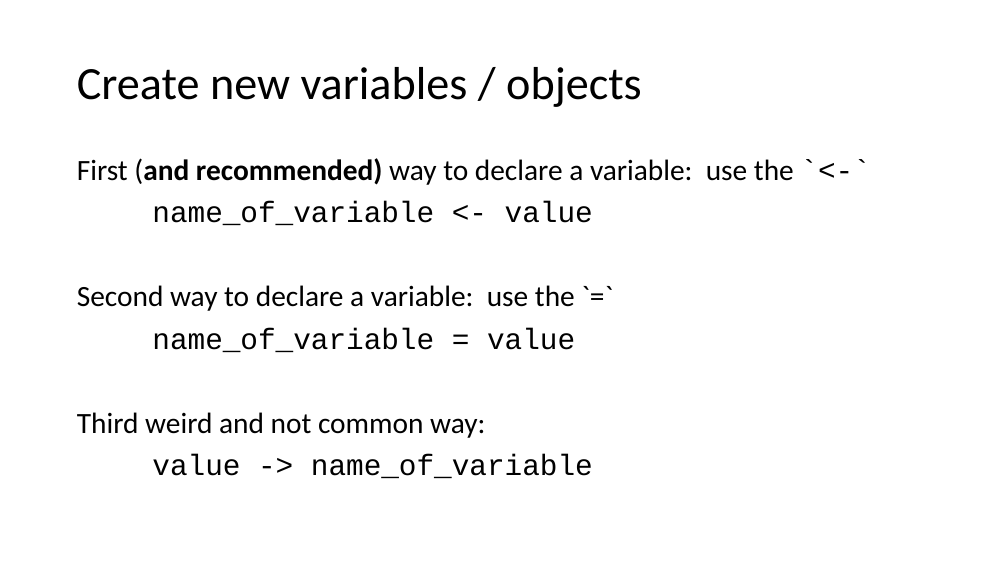
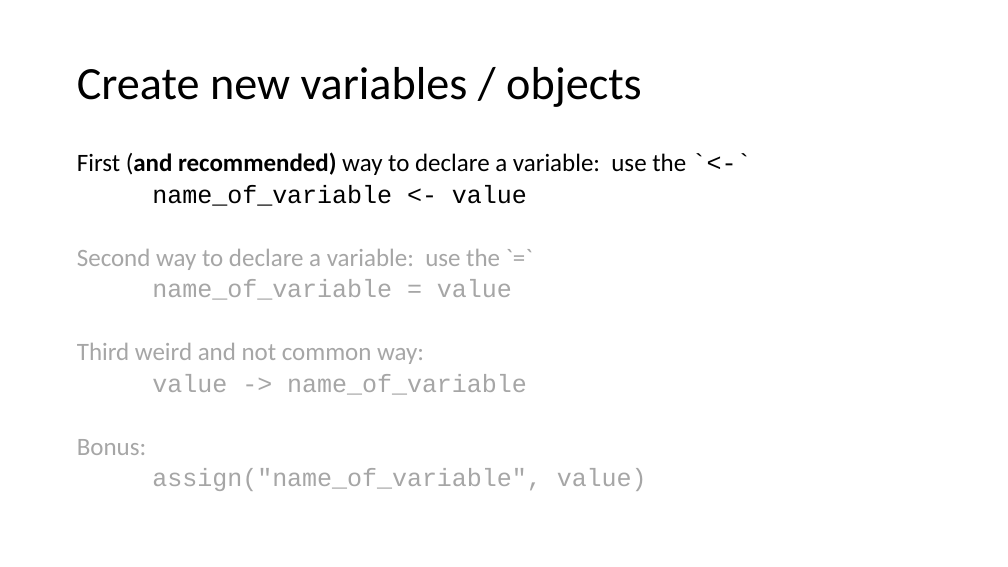
Before and after one commit to ruampimentel/SPSS_to_R, a slide deck: slide 11 of Slides - Data Cleaning.pptx (slide 5 before the commit). Drawn at 1008x567 pixels with LibreOffice and Linux fonts; fonts in the diff are those of the drawing. Boxes give left, top, right and bottom in pixels: in the first picture for what was removed or moved away, otherwise in the second. Text is boxed around its words. In the diff, an @@ line names an element or a change of style, - is before the commit and + after.

```diff
--- a/Slides - Data Cleaning.pptx
+++ b/Slides - Data Cleaning.pptx
@@ text at [77, 152, 686, 395]: size 28 to 23.8 pt in "First (and recommended) way to declare a ...", "name_of_variable <- value", "Second way to declare a variable: use ...", "name_of_variable = value" and 2 more places; text colour #000000 to #A6A6A6 in "Second way to declare a variable: use ...", "name_of_variable = value", "Third weird and not common way:", "value -> name_of_variable"; line spacing 0.9 to 0.7 @@
@@ text at [77, 439, 647, 491]: paragraphs added @@
+Bonus:
+assign("name_of_variable", value)
```
Also in this commit, not shown: 8 other slides changed, 13 slides added, 2 slides removed, 14 other files.
